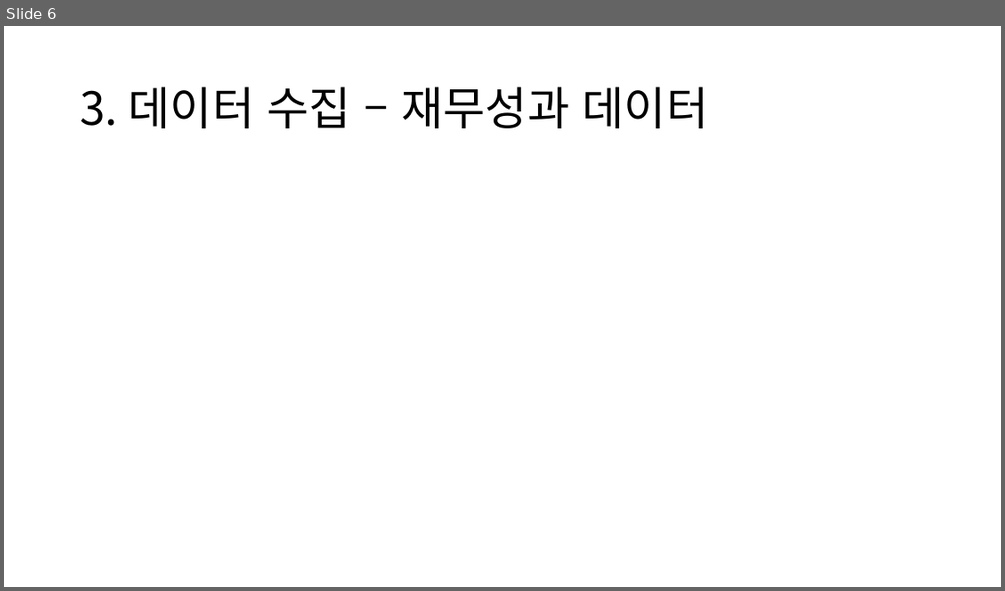
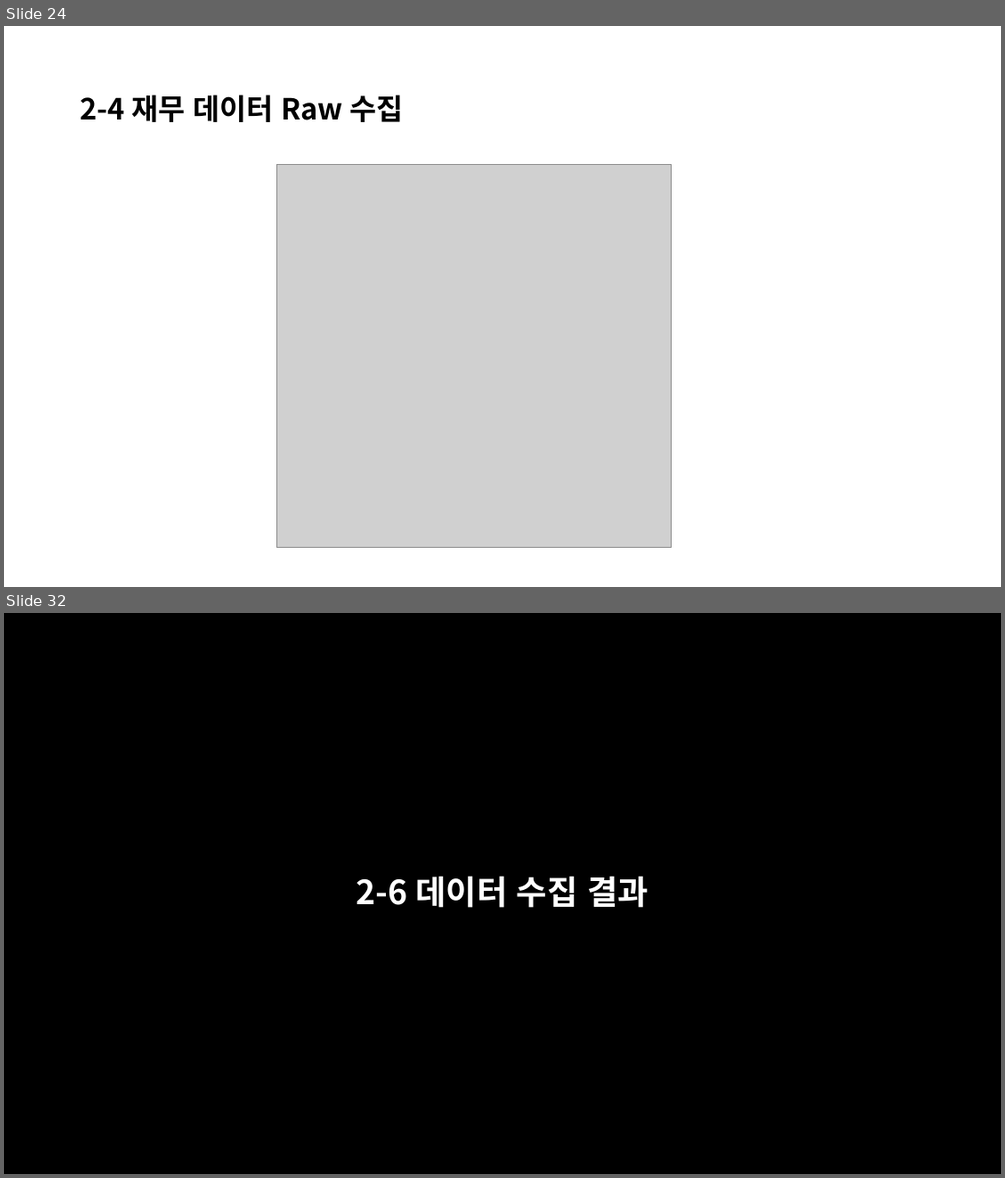
Before and after one commit to namdkgo/BigDataProject, a slide deck: 202344083_남동관_빅데이터_기말프로젝트_보고서.pptx. Shown one above the other, each under a label of ours: slide 6 before the commit, slides 24 and 32 after it; the slides between them are not shown. The pictures are 1005x591 and 1005x1178 pixels, drawn with LibreOffice and Linux fonts; fonts in the diff are those of the drawing; grey boxes stand for pictures. Boxes give left, top, right and bottom in pixels: in the first picture for what was removed or moved away, otherwise in the second. Text is boxed around its words. In the diff, an @@ line names an element or a change of style, - is before the commit and + after.

```diff
--- a/202344083_남동관_빅데이터_기말프로젝트_보고서.pptx
+++ b/202344083_남동관_빅데이터_기말프로젝트_보고서.pptx
@@ slide 32 added at box(4, 613, 1001, 1174), background #FFFFFF @@
@@ rectangle added at box(4, 613, 1001, 1174), fill #000000, outline #000000 1.5 pt @@
@@ title added at box(356, 876, 648, 908), 32 pt, text #FFFFFF, bold @@
+2-6 데이터 수집 결과
@@ what was slide 6 is now slide 24 @@
@@ slide 24 changed as well @@
@@ title at box(80, 95, 404, 122): text changed; size 44 to 28 pt; bold on @@
-3. 데이터 수집 – 재무성과 데이터
+2-4 재무 데이터 Raw 수집
@@ picture added at box(277, 164, 671, 548) @@
```
Also in this commit, not shown: 10 other slides changed, 48 other slides added, 5 other files.
